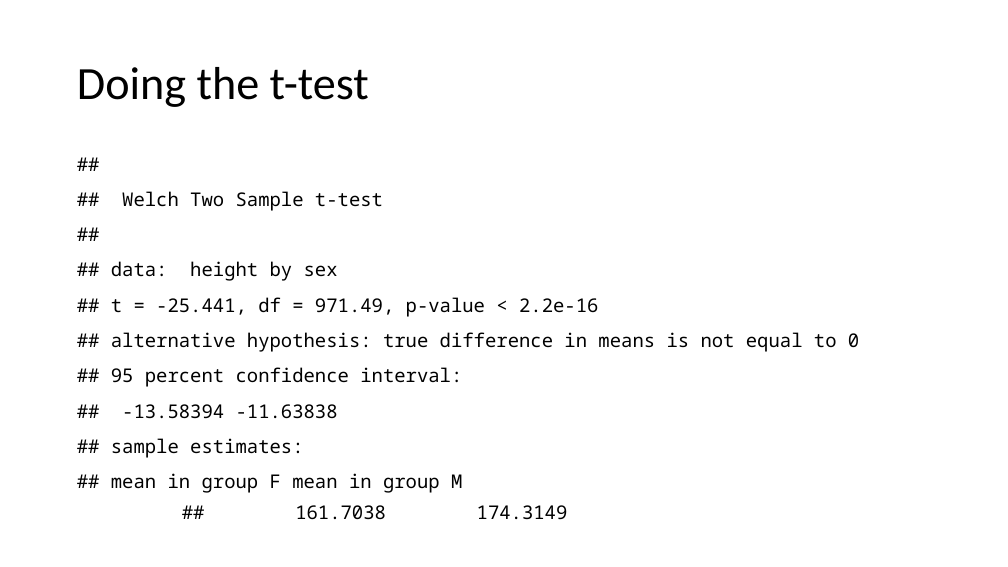
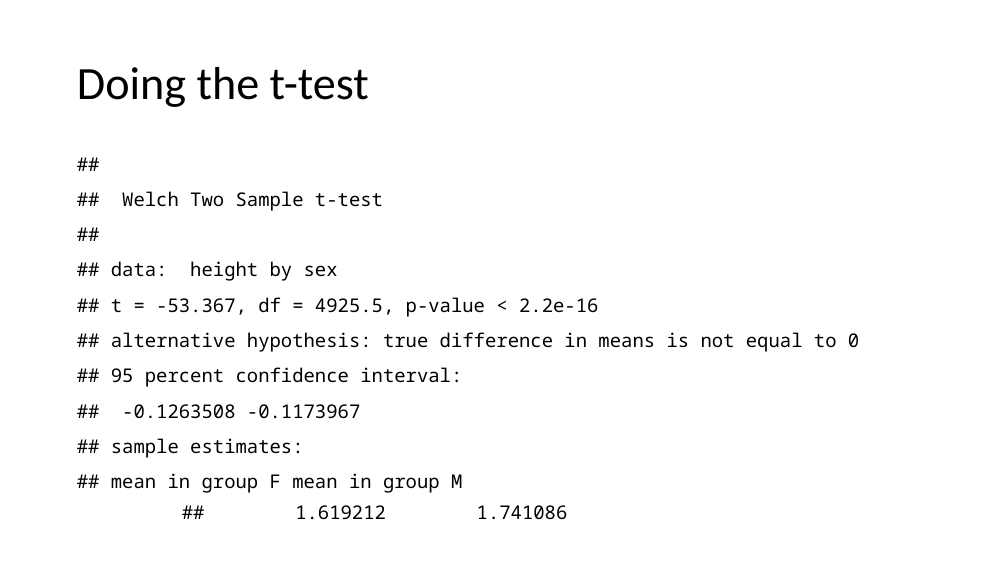
Before and after one commit to uclh-criu/learning-datascience, a slide deck: slide 33 of Workshops/Workshop6.pptx. Drawn at 1008x567 pixels with LibreOffice and Linux fonts; fonts in the diff are those of the drawing. Boxes give left, top, right and bottom in pixels: in the first picture for what was removed or moved away, otherwise in the second. Text is boxed around its words. In the diff, an @@ line names an element or a change of style, - is before the commit and + after.

Commit message:
changed to run on synthetic data.

```diff
--- a/Workshops/Workshop6.pptx
+++ b/Workshops/Workshop6.pptx
@@ text at box(111, 191, 859, 520): text changed @@
-##
-## Welch Two Sample t-test
-##
-## data: height by sex
-## t = -25.441, df = 971.49, p-value < 2.2e-16
-## alternative hypothesis: true difference in means is not equal to 0
-## 95 percent confidence interval:
-## -13.58394 -11.63838
-## sample estimates:
-## mean in group F mean in group M
-## 161.7038 174.3149
+##
+## Welch Two Sample t-test
+##
+## data: height by sex
+## t = -53.367, df = 4925.5, p-value < 2.2e-16
+## alternative hypothesis: true difference in means is not equal to 0
+## 95 percent confidence interval:
+## -0.1263508 -0.1173967
+## sample estimates:
+## mean in group F mean in group M
+## 1.619212 1.741086
```
Also in this commit, not shown: 10 other slides changed, 1 slide added, 2 slides removed, 12 other files.
